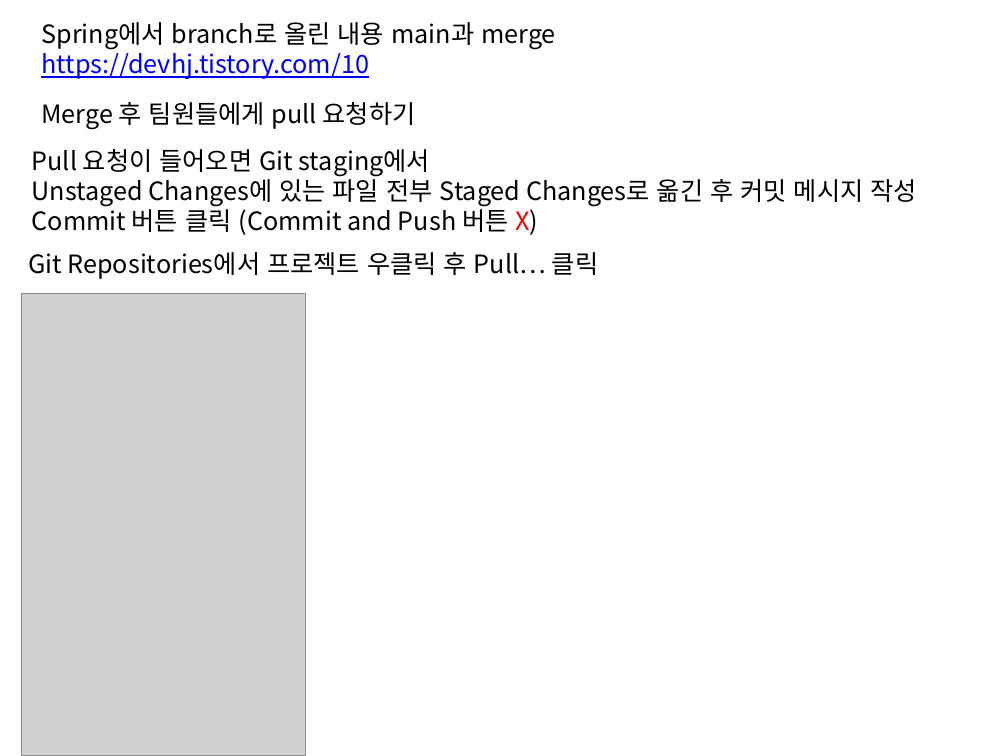
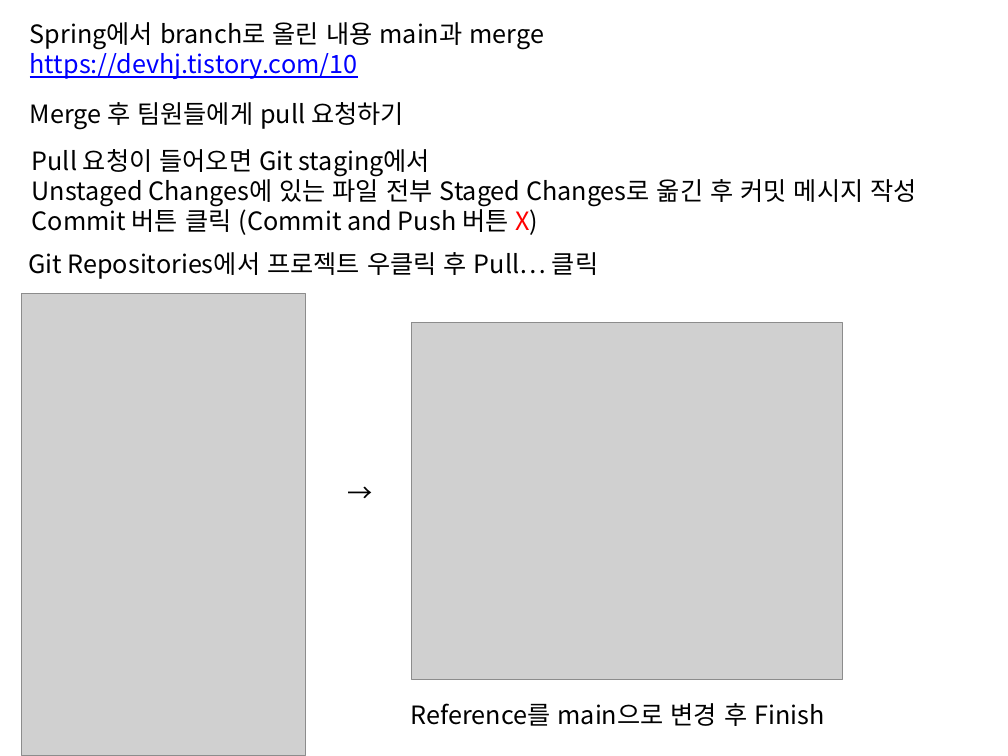
Before and after one commit to chungsuhyeon/project, a slide deck: slide 15 of 프로젝트 파일/Github.pptx. Drawn at 1008x756 pixels with LibreOffice and Linux fonts; fonts in the diff are those of the drawing; grey boxes stand for pictures. Boxes give left, top, right and bottom in pixels: in the first picture for what was removed or moved away, otherwise in the second. Text is boxed around its words. In the diff, an @@ line names an element or a change of style, - is before the commit and + after.

Commit message:
230302_update

```diff
--- a/프로젝트 파일/Github.pptx
+++ b/프로젝트 파일/Github.pptx
@@ text "Spring에서 branch로 올린 내용 main과 ...": place and size @@
-text "Spring에서 branch로 올린 내용 main과 ..." at <box>41,22,556,79</box>
+text "Spring에서 branch로 올린 내용 main과 ..." at <box>30,22,545,79</box>
@@ text "Merge 후 팀원들에게 pull 요청하기": place and size @@
-text "Merge 후 팀원들에게 pull 요청하기" at <box>41,102,416,129</box>
+text "Merge 후 팀원들에게 pull 요청하기" at <box>30,102,404,129</box>
@@ picture added at <box>412,323,843,680</box> @@
@@ text added at <box>338,472,382,512</box>, 18 pt, text #000000 @@
+→
@@ text added at <box>411,703,824,726</box>, 18 pt, text #000000 @@
+Reference를 main으로 변경 후 Finish
```
Also in this commit, not shown: 1 other slide changed.
